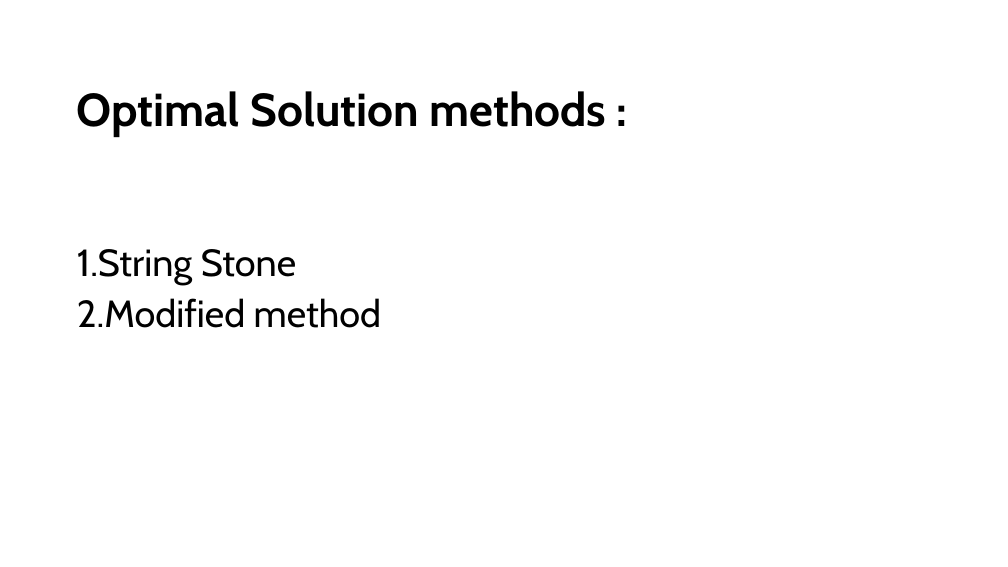
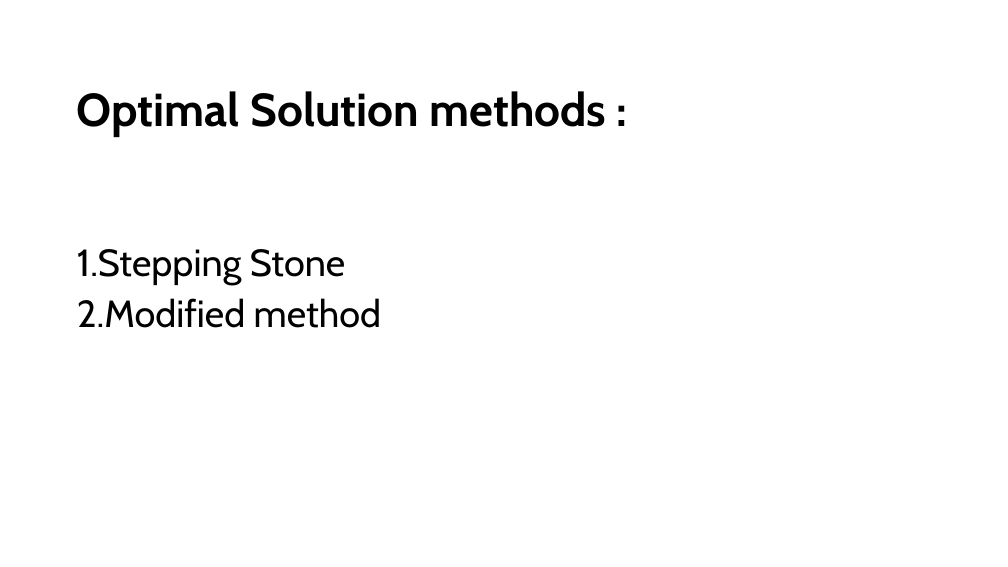
Before and after one commit to Saad711T/math, a slide deck: slide 3 of Operations Research/Transportation model/Transportation-Problems.pptx. Drawn at 1008x567 pixels with LibreOffice and Linux fonts; fonts in the diff are those of the drawing. Boxes give left, top, right and bottom in pixels: in the first picture for what was removed or moved away, otherwise in the second. Text is boxed around its words. In the diff, an @@ line names an element or a change of style, - is before the commit and + after.

Commit message:
I have added a late presentation on the topic of transportation problems in operations research. x2

```diff
--- a/Operations Research/Transportation model/Transportation-Problems.pptx
+++ b/Operations Research/Transportation model/Transportation-Problems.pptx
@@ text at (77,249,345,285): text changed @@
-1. String Stone
+1. Stepping Stone
```
